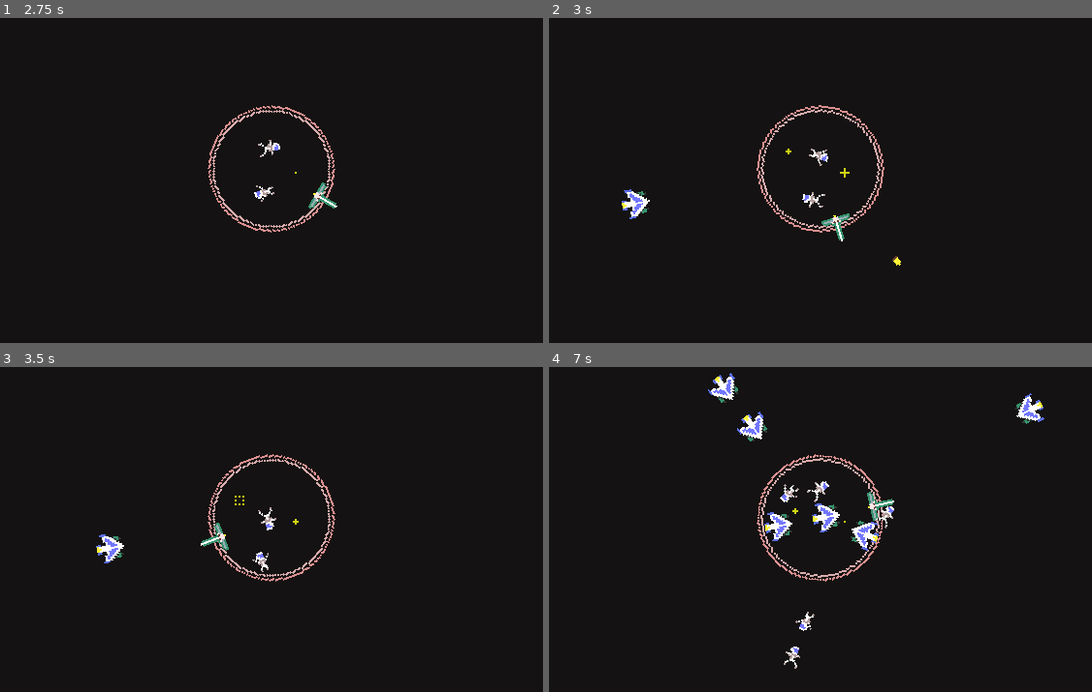
Above: before the commit, frames 1-4 (two rows, left to right).
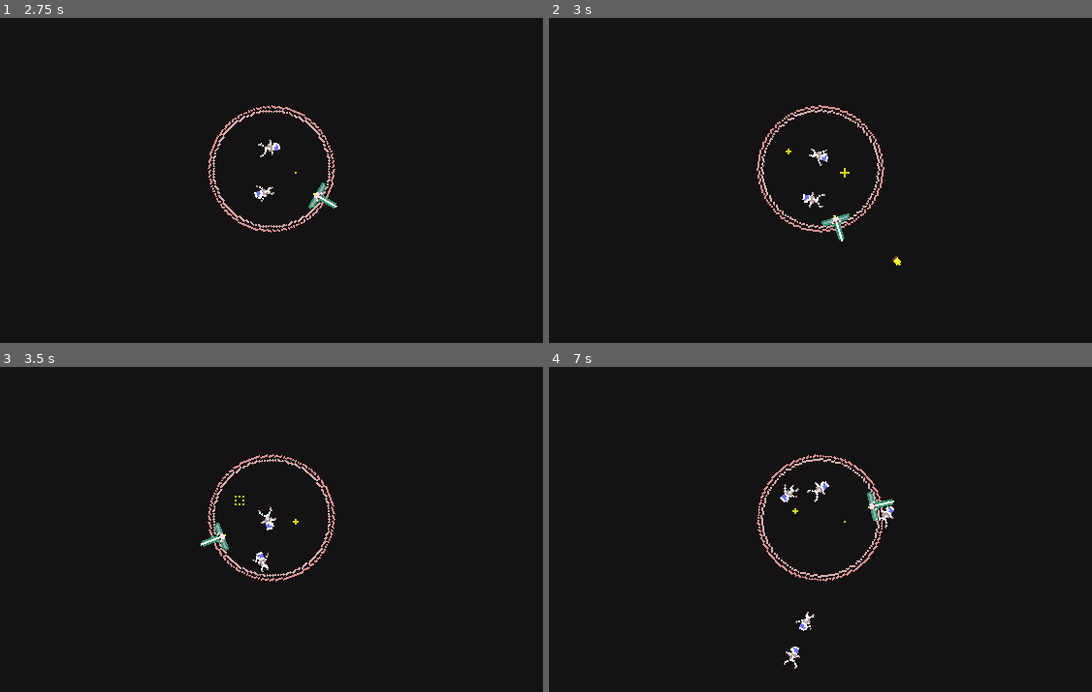
Above: after the commit, the same moments.

Repository: hakro/plasma-ld47
Game: Godot game, scene res://Scenes/World.tscn
The game is run twice, just before and just after one commit, with the same random seed, the same clock (stepped at 60 frames per second) and the same inputs.
Inputs:
- Up to frame 1 (2.75 s): hold Right (move_right) 0.53-1.28 s; hold S (launch_astronaut) 0.53-1.28 s; hold Left (move_left) 1.28-2.03 s; tap Space (shoot) at 1.35 s; hold Right (move_right) from 2.03 s (still down); hold S (launch_astronaut) from 2.03 s (still down)
- Up to frame 2 (3 s): keep holding Right (move_right); release S (launch_astronaut) at 2.78 s; tap Space (shoot) at 2.85 s
- Up to frame 3 (3.5 s): keep holding Right (move_right)
- Up to frame 4 (7 s): release Right (move_right) at 3.53 s; hold S (launch_astronaut) 3.53-4.28 s; hold Left (move_left) 3.53-5.78 s; tap Space (shoot) at 4.35, 5.85 s; hold S (launch_astronaut) 5.03-5.78 s; hold Right (move_right) from 5.78 s (still down); hold S (launch_astronaut) from 6.53 s (still down)

Frame 1 is identical in both runs. In frame 2, 0.3% of the frame differs, in the area x 13-19%, y 52-62%; in frame 3, 0.3%; in frame 4, 1.6%, in the area x 29-92%, y 1-57%.

Commit message:
Spawn less enemies to make the game easier

Diff:
--- a/EnemySpawner.gd
+++ b/EnemySpawner.gd
@@ -2,7 +2,7 @@
 
 onready var enemy_scene : PackedScene = preload("res://Scenes/Enemy.tscn")
 onready var spawn_timer : Timer = $SpawnTimer
-const spawn_chance := 0.1
+const spawn_chance := 0.07
 
 func _on_SpawnTimer_timeout():
 	if randf() <= spawn_chance:
--- a/Scenes/Enemy.gd
+++ b/Scenes/Enemy.gd
@@ -1,7 +1,7 @@
 extends Area2D
 
 var direction := Vector2()
-const SPEED := 25
+const SPEED := 15
 
 func _ready():
 	var screen_center := get_viewport_rect().size / 2
--- a/Scenes/EnemySpawner.tscn
+++ b/Scenes/EnemySpawner.tscn
@@ -6,5 +6,6 @@
 script = ExtResource( 1 )
 
 [node name="SpawnTimer" type="Timer" parent="."]
+wait_time = 2.0
 autostart = true
 [connection signal="timeout" from="SpawnTimer" to="." method="_on_SpawnTimer_timeout"]
--- a/Scenes/World.tscn
+++ b/Scenes/World.tscn
@@ -15,16 +15,22 @@
 [node name="Spawners" type="Node2D" parent="."]
 
 [node name="EnemySpawner1" parent="Spawners" instance=ExtResource( 3 )]
-position = Vector2( 35.4155, 34.274 )
+position = Vector2( -45.9018, -38.558 )
 
 [node name="EnemySpawner2" parent="Spawners" instance=ExtResource( 3 )]
-position = Vector2( 64.4069, 107.813 )
+position = Vector2( -131.872, 98.0643 )
 
 [node name="EnemySpawner3" parent="Spawners" instance=ExtResource( 3 )]
-position = Vector2( 268.054, 34.274 )
+position = Vector2( 349.944, -57.4259 )
 
 [node name="EnemySpawner4" parent="Spawners" instance=ExtResource( 3 )]
-position = Vector2( 253.204, 124.784 )
+position = Vector2( 364.22, 104.278 )
 
 [node name="EnemySpawner5" parent="Spawners" instance=ExtResource( 3 )]
-position = Vector2( 110.369, 22.9603 )
+position = Vector2( 53.2475, -57.8215 )
+
+[node name="EnemySpawner6" parent="Spawners" instance=ExtResource( 3 )]
+position = Vector2( 290.22, 229.278 )
+
+[node name="EnemySpawner8" parent="Spawners" instance=ExtResource( 3 )]
+position = Vector2( 8.22025, 232.278 )
